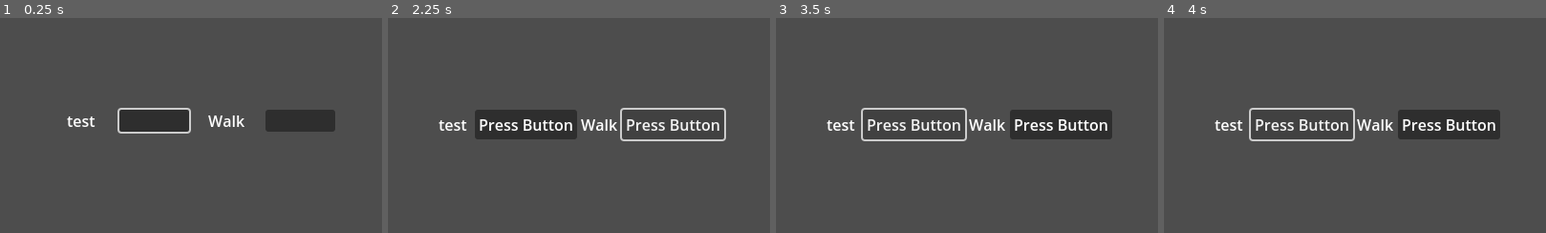
Above: before the commit, frames 1-4 (left to right).
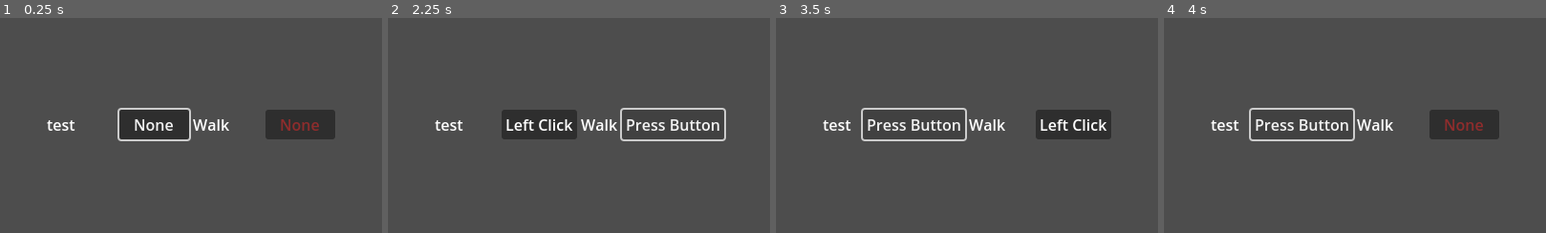
Above: after the commit, the same moments.

Repository: Medow3/godot-base-code
Game: Godot game, scene res://src/ui/main_menu/controls_menu/controls_menu.tscn
The game is run twice, just before and just after one commit, with the same random seed, the same clock (stepped at 60 frames per second) and the same inputs. This scene is started directly instead of the project's main scene.
Inputs (mouse positions are % of the whole screen's width and height, from its top left):
- Up to frame 1 (0.25 s): no input
- Up to frame 2 (2.25 s): click (27, 25) at 0.52 s; click "Press Button" at 1.25 s; click (46, 26) at 2 s, where only the run after the commit has a clickable "None"
- Up to frame 3 (3.5 s): click (26, 26) at 2.75 s, where only the run after the commit has a clickable "Left Click"
- Up to frame 4 (4 s): click "Press Button" at 3.5 s
The pictures show only the part of the screen within x 6-56%, y 1-51%; the shares and areas given below are measured in that part.

The runs differ from the first frame. In frame 1, 2.9% of the frame differs, in the area x 12-88%, y 45-58%; in frame 2, 1.8%; in frame 3, 1.8%; in frame 4, 1.9%.
Error before the commit: Invalid access to property or key 'keybinds' on a base object of type 'Node (settings.gd)'. (res://src/ui/main_menu/controls_menu/keybind_changer.gd:38)

Commit message:
Updated keybind manager
Controller trigger buttons are not working for some reason.

Diff:
--- a/project.godot
+++ b/project.godot
@@ -43,6 +43,14 @@
 , Object(InputEventJoypadButton,"resource_local_to_scene":false,"resource_name":"","device":0,"button_index":0,"pressure":0.0,"pressed":false,"script":null)
 ]
 }
+test={
+"deadzone": 0.5,
+"events": []
+}
+test2={
+"deadzone": 0.5,
+"events": []
+}
 
 [layer_names]
 
--- a/src/managers/settings.gd
+++ b/src/managers/settings.gd
@@ -11,7 +11,7 @@
 # All settings must be put in this dictionary as strings and values.
 # Each variable must have a default value that will be used the settins are reset.
 var _settings_variables: Dictionary = {
-	#"keybinds": KeybindManager.new(),
+	"keybinds": KeybindManager.new(),
 	"screen_mode": DisplayServer.WINDOW_MODE_EXCLUSIVE_FULLSCREEN,
 	"fps_cap": 60,
 	"vsync": DisplayServer.VSYNC_ENABLED,
@@ -25,9 +25,8 @@
 
 # Whenever a setting is updated, the code for it in this dictionary is run.
 var _settings_variable_change_code: Dictionary = {
-	#"keybinds": func (value: Variant):
-		#keybinds.update_keybind(input_action_name, new_input_event_object),
-		#keybinds.update_keybind(value[0], value[1]),
+	"keybinds": func (value: Variant):
+		pass,
 	"screen_mode": func (value: DisplayServer.WindowMode):
 		DisplayServer.window_set_mode(value),
 	"fps_cap": func (value: int):
@@ -59,6 +58,12 @@
 		emit_signal("setting_changed", setting_name)
 
 
+func change_keybind(input_action_name: String, new_input_event_object) -> void:
+	get_setting_value("keybinds").update_keybind(input_action_name, new_input_event_object)
+	SaveData.save_data(-1)
+	emit_signal("setting_changed", "keybinds")
+
+
 func get_setting_value(setting_name: String) -> Variant:
 	assert(setting_name in _settings_variables, "Setting \"" + setting_name + "\" does not exsist.")
 	return _settings_variables[setting_name]
--- a/src/tools/keybind_manager/input_action_keybinds.gd
+++ b/src/tools/keybind_manager/input_action_keybinds.gd
@@ -1,4 +1,4 @@
-class_name InputActionKeybinds extends Node
+class_name InputActionKeybinds extends Resource
 
 @export var action_name: String
 @export var key_keybind: InputEventKey
@@ -6,7 +6,7 @@
 @export var joy_button_keybind: InputEventJoypadButton
 @export var joy_axis_keybind: InputEventJoypadMotion
 
-const NO_BUTTON_ASSIGNED_TO_ACTION_DISPLAY_TEXT: String = "[Unassigned]"
+const NO_BUTTON_ASSIGNED_TO_ACTION_DISPLAY_TEXT: String = "Unassigned"
 
 const MOUSE_BUTTON_STRINGS: Dictionary = {
 	MOUSE_BUTTON_LEFT: "Left Click",
@@ -20,6 +20,60 @@
 	MOUSE_BUTTON_WHEEL_RIGHT: "Wheel Right",
 }
 
+# For the JoyButton enum
+const JOY_BUTTON_STRINGS: Array = [
+	"Face Button Bottom",
+	"Face Button Right",
+	"Face Button Left",
+	"Face Button Top",
+	"Select",
+	"Guide",
+	"Start",
+	"Left Stick",
+	"Right Stick",
+	"Left Shoulder",
+	"Right Shoulder",
+	"D-pad Up",
+	"D-pad Down",
+	"D-pad Left",
+	"D-pad Right",
+	"Button 15",
+	"Button 16",
+	"Button 17",
+	"Button 18",
+	"Button 19",
+	"Button 20",
+	"Button 21",
+	"Button 22",
+	"Button 23",
+	"Button 24",
+	"Button 25",
+	"Button 26",
+	"Button 27",
+	"Button 28",
+	"Button 29",
+	"Button 30",
+	"Button 31",
+	"Button 32",
+	"Button 33",
+	"Button 34",
+	"Button 35",
+]
+
+# For the JoyAxis enum
+const JOY_AXIS_STRINGS: Array = [
+	"Left Stick X",
+	"Left Stick Y",
+	"Right Stick X",
+	"Right Stick Y",
+	"Left Trigger",
+	"Right Trigger",
+	"Joystick 3 X",
+	"Joystick 3 Y",
+	"Joystick 4 X",
+	"Joystick 4 Y",
+]
+
 
 func set_to_action(new_action_name: String) -> void:
 	action_name = new_action_name
@@ -39,7 +93,7 @@
 		return
 
 	var keybind_type = KeybindTypes.get_keybind_type_of_object(new_keybind_object)
-	assert(keybind_type != -1) #,"Invalid keybind type.")
+	assert(keybind_type != -1, "Invalid keybind type.")
 	match keybind_type:
 		KeybindTypes.KEYBIND_TYPES.KEY:
 			key_keybind = new_keybind_object
@@ -58,28 +112,28 @@
 func update_input_map_for_keybinds() -> void:
 	InputMap.action_erase_events(action_name)
 
-	InputMap.action_add_event(action_name, key_keybind)
-	InputMap.action_add_event(action_name, mouse_button_keybind)
-	InputMap.action_add_event(action_name, joy_button_keybind)
-	InputMap.action_add_event(action_name, joy_axis_keybind)
+	if key_keybind != null:
+		InputMap.action_add_event(action_name, key_keybind)
+	if mouse_button_keybind != null:
+		InputMap.action_add_event(action_name, mouse_button_keybind)
+	if joy_button_keybind != null:
+		InputMap.action_add_event(action_name, joy_button_keybind)
+	if joy_axis_keybind != null:
+		InputMap.action_add_event(action_name, joy_axis_keybind)
 
 
 func get_button_string_for_action(for_controller: bool) -> String:
 	var output_text = ""
 	if not for_controller:
-		if is_instance_valid(mouse_button_keybind):
+		if mouse_button_keybind != null:
 			output_text = get_mouse_button_string(mouse_button_keybind.button_index)
-		if is_instance_valid(key_keybind):
+		if key_keybind != null:
 			output_text = OS.get_keycode_string(key_keybind.get_keycode_with_modifiers())
 	else:
-		if is_instance_valid(joy_button_keybind):
-			output_text = ""
-			assert(false, "TODO")
-#			output_text = Input.get_joy_button_string(joy_button_keybind.button_index)
-		if is_instance_valid(joy_axis_keybind):
-			output_text = ""
-			assert(false, "TODO")
-#			output_text = Input.get_joy_axis_string(joy_axis_keybind.axis)
+		if joy_button_keybind != null:
+			output_text = JOY_BUTTON_STRINGS[joy_button_keybind.button_index]
+		if joy_axis_keybind != null:
+			output_text = JOY_AXIS_STRINGS[joy_axis_keybind.axis]
 
 	if output_text != "":
 		return output_text
@@ -95,31 +149,31 @@
 		"action_name": action_name,
 		"key_keybind": {
 			"keycode": key_keybind.keycode,
-			"alt": key_keybind.alt,
-			"shift": key_keybind.shift,
-			"control": key_keybind.control,
-			"meta": key_keybind.meta,
-			"command": key_keybind.command,
-			"device": key_keybind.device,
+			#"alt": key_keybind.alt,
+			#"shift": key_keybind.shift,
+			#"control": key_keybind.control,
+			#"meta": key_keybind.meta,
+			#"command": key_keybind.command,
+			#"device": key_keybind.device,
 		},
 		"mouse_button_keybind": {
-			"factor": mouse_button_keybind.factor,
+			#"factor": mouse_button_keybind.factor,
 			"button_index": mouse_button_keybind.button_index,
-			"button_mask": mouse_button_keybind.button_mask,
-			"alt": mouse_button_keybind.alt,
-			"shift": mouse_button_keybind.shift,
-			"control": mouse_button_keybind.control,
-			"meta": mouse_button_keybind.meta,
-			"command": mouse_button_keybind.command,
-			"device": mouse_button_keybind.device,
+			#"button_mask": mouse_button_keybind.button_mask,
+			#"alt": mouse_button_keybind.alt,
+			#"shift": mouse_button_keybind.shift,
+			#"control": mouse_button_keybind.control,
+			#"meta": mouse_button_keybind.meta,
+			#"command": mouse_button_keybind.command,
+			#"device": mouse_button_keybind.device,
 		},
 		"joy_button_keybind": {
 			"button_index": joy_button_keybind.button_index,
-			"device": joy_button_keybind.device,
+			#"device": joy_button_keybind.device,
 		},
 		"joy_axis_keybind": {
 			"axis": joy_axis_keybind.axis,
-			"device": joy_axis_keybind.device,
+			#"device": joy_axis_keybind.device,
 		},
 	}
 
@@ -129,28 +183,28 @@
 
 	key_keybind = InputEventKey.new()
 	key_keybind.keycode = data["key_keybind"]["keycode"]
-	key_keybind.alt = data["key_keybind"]["alt"]
-	key_keybind.shift = data["key_keybind"]["shift"]
-	key_keybind.control = data["key_keybind"]["control"]
-	key_keybind.meta = data["key_keybind"]["meta"]
-	key_keybind.command = data["key_keybind"]["command"]
-	key_keybind.device = data["key_keybind"]["device"]
+	#key_keybind.alt = data["key_keybind"]["alt"]
+	#key_keybind.shift = data["key_keybind"]["shift"]
+	#key_keybind.control = data["key_keybind"]["control"]
+	#key_keybind.meta = data["key_keybind"]["meta"]
+	#key_keybind.command = data["key_keybind"]["command"]
+	#key_keybind.device = data["key_keybind"]["device"]
 
 	mouse_button_keybind = InputEventMouseButton.new()
-	mouse_button_keybind.factor = data["mouse_button_keybind"]["factor"]
+	#mouse_button_keybind.factor = data["mouse_button_keybind"]["factor"]
 	mouse_button_keybind.button_index = data["mouse_button_keybind"]["button_index"]
-	mouse_button_keybind.button_mask = data["mouse_button_keybind"]["button_mask"]
-	mouse_button_keybind.alt = data["mouse_button_keybind"]["alt"]
-	mouse_button_keybind.shift = data["mouse_button_keybind"]["shift"]
-	mouse_button_keybind.control = data["mouse_button_keybind"]["control"]
-	mouse_button_keybind.meta = data["mouse_button_keybind"]["meta"]
-	mouse_button_keybind.command = data["mouse_button_keybind"]["command"]
-	mouse_button_keybind.device = data["mouse_button_keybind"]["device"]
+	#mouse_button_keybind.button_mask = data["mouse_button_keybind"]["button_mask"]
+	#mouse_button_keybind.alt = data["mouse_button_keybind"]["alt"]
+	#mouse_button_keybind.shift = data["mouse_button_keybind"]["shift"]
+	#mouse_button_keybind.control = data["mouse_button_keybind"]["control"]
+	#mouse_button_keybind.meta = data["mouse_button_keybind"]["meta"]
+	#mouse_button_keybind.command = data["mouse_button_keybind"]["command"]
+	#mouse_button_keybind.device = data["mouse_button_keybind"]["device"]
 
 	joy_button_keybind = InputEventJoypadButton.new()
 	joy_button_keybind.button_index = data["joy_button_keybind"]["button_index"]
-	joy_button_keybind.device = data["joy_button_keybind"]["device"]
+	#joy_button_keybind.device = data["joy_button_keybind"]["device"]
 
 	joy_axis_keybind = InputEventJoypadMotion.new()
 	joy_axis_keybind.axis = data["joy_axis_keybind"]["axis"]
-	joy_axis_keybind.device = data["joy_axis_keybind"]["device"]
+	#joy_axis_keybind.device = data["joy_axis_keybind"]["device"]
--- a/src/tools/keybind_manager/keybinds_manager.gd
+++ b/src/tools/keybind_manager/keybinds_manager.gd
@@ -4,20 +4,20 @@
 @export var default_keybinds: Dictionary = {}
 
 
-var default_input_actions: Array = []
+var default_input_actions: Array[InputActionKeybinds] = []
 
-var input_actions: Array = [] # Initialized in _init()
+var input_actions: Array[InputActionKeybinds] = [] # Initialized in _init()
 
 
 func _init() -> void:
 	input_actions = set_up_keybind_library()
 
 
-func set_up_keybind_library() -> Array:
-	var all_input_action_keybinds_objects = []
+func set_up_keybind_library() -> Array[InputActionKeybinds]:
+	var all_input_action_keybinds_objects: Array[InputActionKeybinds] = []
 	var all_input_actions_names = InputMap.get_actions()
 	for i in all_input_actions_names:
-		var new_input_action_keybinds = InputActionKeybinds.new()
+		var new_input_action_keybinds: InputActionKeybinds = InputActionKeybinds.new()
 		new_input_action_keybinds.set_to_action(i)
 		all_input_action_keybinds_objects.append(new_input_action_keybinds)
 	default_input_actions = all_input_action_keybinds_objects.duplicate(true)
--- a/src/ui/main_menu/controls_menu/controls_menu.tscn
+++ b/src/ui/main_menu/controls_menu/controls_menu.tscn
@@ -26,44 +26,16 @@
 layout_mode = 2
 action_name = "test"
 
-[node name="action_label" parent="GridContainer/keybind_changer" index="0"]
-layout_mode = 2
-
 [node name="Button" parent="GridContainer/keybind_changer" index="1"]
-layout_mode = 2
 focus_neighbor_right = NodePath("../../keybind_changer2/Button")
-
-[node name="Tween" parent="GridContainer/keybind_changer" index="2"]
-_import_path = NodePath("")
-unique_name_in_owner = false
-process_mode = 0
-process_priority = 0
-process_physics_priority = 0
-process_thread_group = 0
-editor_description = ""
-script = null
 
 [node name="keybind_changer2" parent="GridContainer" instance=ExtResource("2")]
 layout_mode = 2
 action_name = "test2"
 display_action_name = "Walk"
 
-[node name="action_label" parent="GridContainer/keybind_changer2" index="0"]
-layout_mode = 2
-
 [node name="Button" parent="GridContainer/keybind_changer2" index="1"]
-layout_mode = 2
 focus_neighbor_left = NodePath("../../keybind_changer/Button")
-
-[node name="Tween" parent="GridContainer/keybind_changer2" index="2"]
-_import_path = NodePath("")
-unique_name_in_owner = false
-process_mode = 0
-process_priority = 0
-process_physics_priority = 0
-process_thread_group = 0
-editor_description = ""
-script = null
 
 [editable path="GridContainer/keybind_changer"]
 [editable path="GridContainer/keybind_changer2"]
--- a/src/ui/main_menu/controls_menu/keybind_changer.gd
+++ b/src/ui/main_menu/controls_menu/keybind_changer.gd
@@ -23,7 +23,7 @@
 
 
 func _ready() -> void:
-	GameManager.connect("using_controller_updated", Callable(self, "update_key_display"))
+	GameManager.using_controller_updated.connect(update_key_display)
 
 	if display_action_name != "":
 		action_label.text = display_action_name
@@ -35,7 +35,7 @@
 func update_key_display() -> void:
 	match current_state:
 		KEYBINDER_STATES.DEFAULT:
-			button.text = Settings.keybinds.get_button_string_for_action(action_name, GameManager.using_controller)
+			button.text = Settings.get_setting_value("keybinds").get_button_string_for_action(action_name, GameManager.using_controller)
 			button.set("theme_override_colors/font_color", DEFAULT_FONT_COLOR)
 		KEYBINDER_STATES.AWAITING_INPUT:
 			button.text = AWAITING_INPUT_DISPLAY_TEXT
@@ -50,7 +50,7 @@
 		# Joystick motion was always being set. Just getting rid of it.
 		if event is InputEventJoypadMotion:
 			return
-		Settings.set_keybind(action_name, event)
+		Settings.change_keybind(action_name, event)
 
 		# To avoid instantly going back into awaiting input mode after setting
 		# an action to enter/face button downwait a moment before proceding.
@@ -68,7 +68,7 @@
 
 
 func unset_action_keybind() -> void:
-	Settings.set_keybind(action_name, null)
+	Settings.change_keybind(action_name, null)
 	change_state(KEYBINDER_STATES.UNSET)
 
 
@@ -102,7 +102,7 @@
 
 
 func check_if_action_unset() -> bool:
-	var key_display_text = Settings.keybinds.get_button_string_for_action(action_name, GameManager.using_controller)
+	var key_display_text = Settings.get_setting_value("keybinds").get_button_string_for_action(action_name, GameManager.using_controller)
 	if key_display_text == InputActionKeybinds.NO_BUTTON_ASSIGNED_TO_ACTION_DISPLAY_TEXT:
 		return true
 	return false
--- a/src/ui/main_menu/controls_menu/keybind_changer.tscn
+++ b/src/ui/main_menu/controls_menu/keybind_changer.tscn
@@ -1,38 +1,25 @@
-[gd_scene load_steps=2 format=2]
+[gd_scene load_steps=2 format=3 uid="uid://bt1o88yeyub4g"]
 
-[ext_resource path="res://src/ui/main_menu/controls_menu/keybind_changer.gd" type="Script" id=1]
+[ext_resource type="Script" path="res://src/ui/main_menu/controls_menu/keybind_changer.gd" id="1"]
 
 [node name="keybind_changer" type="HBoxContainer" groups=["Keybind Changer"]]
 offset_right = 112.0
 offset_bottom = 17.0
+size_flags_horizontal = 3
 mouse_filter = 2
-size_flags_horizontal = 3
 theme_override_constants/separation = 4
-script = ExtResource( 1 )
+script = ExtResource("1")
 
 [node name="action_label" type="Label" parent="."]
-offset_top = 3.0
-offset_right = 54.0
-offset_bottom = 17.0
-grow_horizontal = 2
-grow_vertical = 2
+layout_mode = 2
+size_flags_horizontal = 7
 mouse_filter = 1
-size_flags_horizontal = 7
-align = 1
-valign = 1
-__meta__ = {
-"_edit_use_anchors_": true
-}
 
 [node name="Button" type="Button" parent="."]
-offset_left = 58.0
-offset_right = 112.0
-offset_bottom = 20.0
+layout_mode = 2
 size_flags_horizontal = 3
-theme_override_colors/font_color = Color( 1, 1, 1, 1 )
+theme_override_colors/font_color = Color(1, 1, 1, 1)
 shortcut_in_tooltip = false
-
-[node name="Tween" type="Tween" parent="."]
 
 [connection signal="focus_entered" from="action_label" to="action_label" method="_on_main_menu_text_button_focus_entered"]
 [connection signal="focus_exited" from="action_label" to="action_label" method="_on_main_menu_text_button_focus_exited"]
--- a/src/ui/main_menu/settings_menu/components/setting_enum.gd
+++ b/src/ui/main_menu/settings_menu/components/setting_enum.gd
@@ -12,7 +12,7 @@
 @onready var value_label: Label = $HBoxContainer/Label
 @onready var right_arrow: TextureButton = $HBoxContainer/right_arrow
 
-var current_value_index: int
+var _current_value_index: int
 
 
 func _ready() -> void:
@@ -23,28 +23,28 @@
 
 
 func _reset_setting_value() -> void:
-	current_value_index = values.find(Settings.get_setting_value(setting_name))
-	assert(current_value_index != -1, "Settings value, " + str(Settings.get_setting_value(setting_name)) + " not found in values array.")
+	_current_value_index = values.find(Settings.get_setting_value(setting_name))
+	assert(_current_value_index != -1, "Settings value, " + str(Settings.get_setting_value(setting_name)) + " not found in values array.")
 	_update_value_label_text()
 
 
 func _update_value_label_text() -> void:
-	value_label.text = display_values[current_value_index]
-	tooltip_text = value_tooltips[current_value_index]
-	Settings.change_setting(setting_name, values[current_value_index])
+	value_label.text = display_values[_current_value_index]
+	tooltip_text = value_tooltips[_current_value_index]
+	Settings.change_setting(setting_name, values[_current_value_index])
 
 
 func _on_left_arrow_pressed():
-	current_value_index -= 1
-	if current_value_index < 0:
-		current_value_index = len(values) - 1
+	_current_value_index -= 1
+	if _current_value_index < 0:
+		_current_value_index = len(values) - 1
 	_update_value_label_text()
 
 
 func _on_right_arrow_pressed():
-	current_value_index += 1
-	if current_value_index >= len(values):
-		current_value_index = 0
+	_current_value_index += 1
+	if _current_value_index >= len(values):
+		_current_value_index = 0
 	_update_value_label_text()
 
 
Not shown: 1 places in src/ui/main_menu/controls_menu/controls_menu.tscn that only renumber resources
